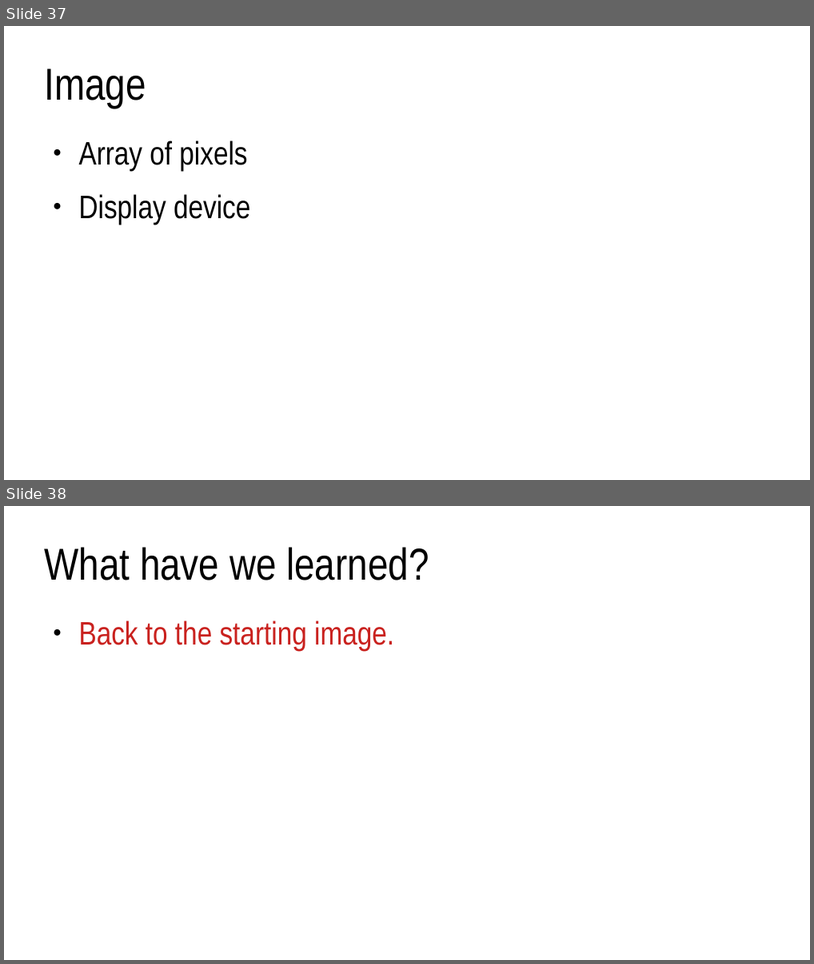
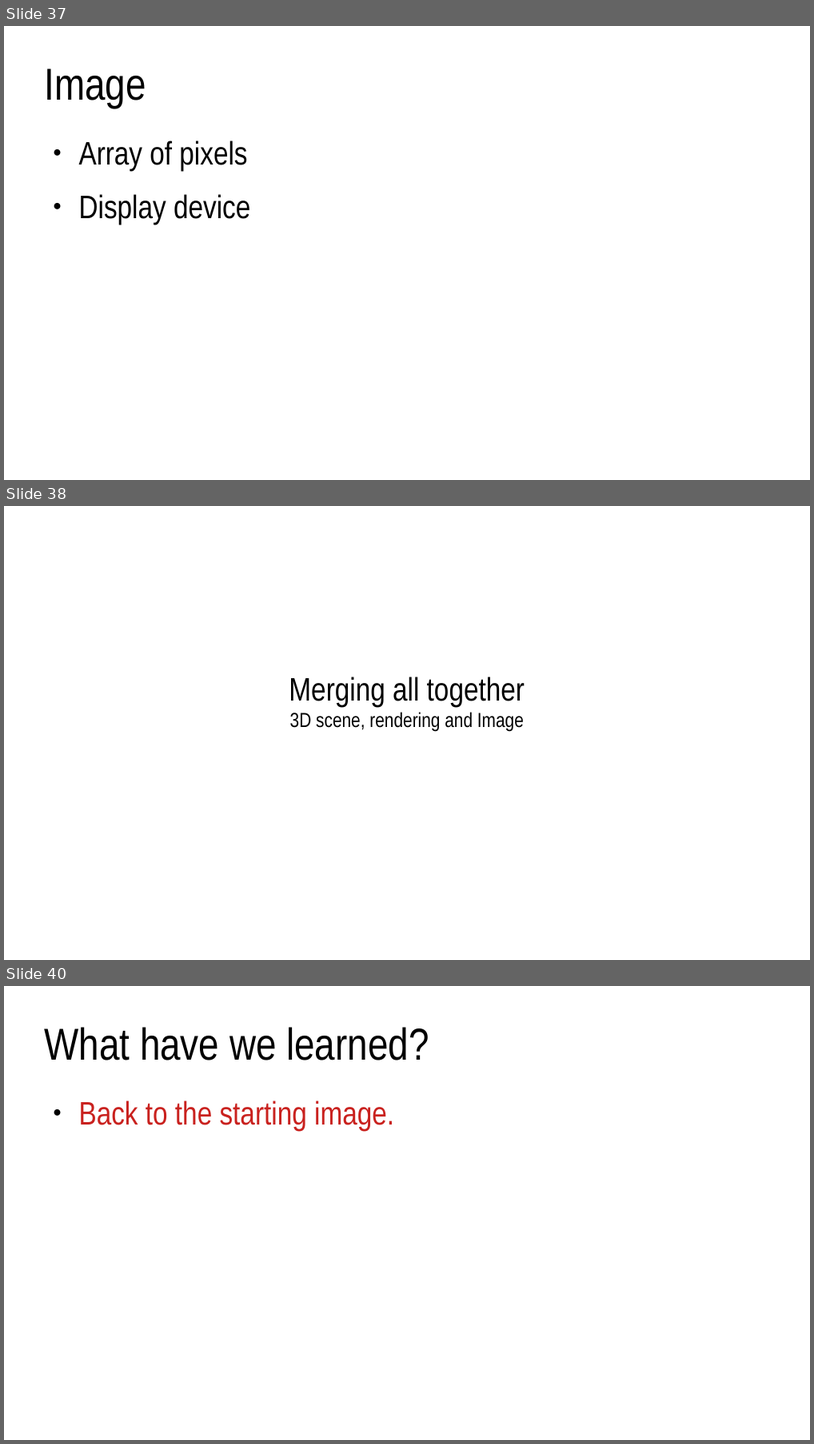
Before and after one commit to lorentzo/IntroductionToComputerGraphics, a slide deck: lectures/2_overview_computer_image_generation/computer_image_generation_overview.odp. Shown one above the other, each under a label of ours: slides 37 and 38 before the commit, slides 37, 38 and 40 after it; the slides between them are not shown. The pictures are 814x964 and 814x1444 pixels, drawn with LibreOffice and Linux fonts; fonts in the diff are those of the drawing. Boxes give left, top, right and bottom in pixels: in the first picture for what was removed or moved away, otherwise in the second. Text is boxed around its words. In the diff, an @@ line names an element or a change of style, - is before the commit and + after.

```diff
--- a/lectures/2_overview_computer_image_generation/computer_image_generation_overview.odp
+++ b/lectures/2_overview_computer_image_generation/computer_image_generation_overview.odp
@@ slide 38 added at <box>4,506,810,960</box>, background #FFFFFF @@
@@ subtitle added at <box>289,676,525,732</box>, 20 pt, text #000000 @@
+Merging all together
+3D scene, rendering and Image
@@ what was slide 38 is now slide 40 @@
```
Also in this commit, not shown: 1 slide changed, 1 other slide added, 4 other files.
